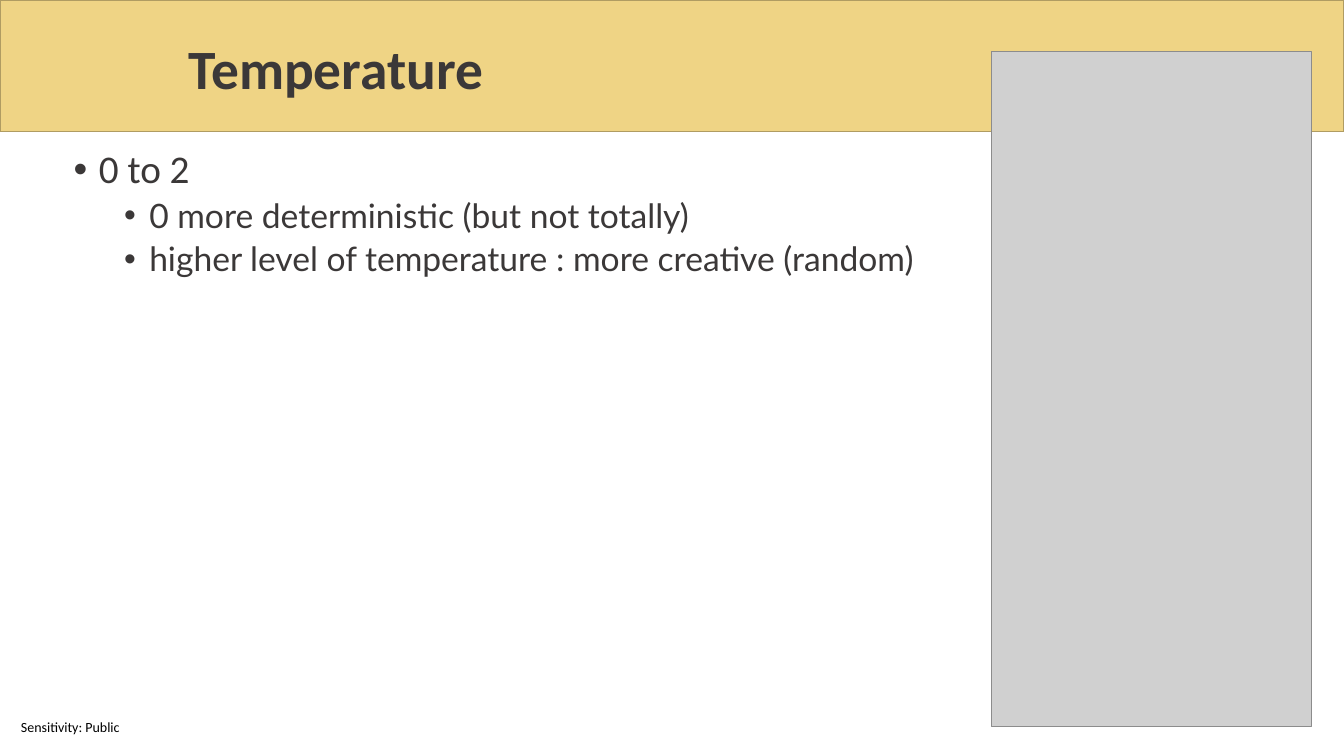
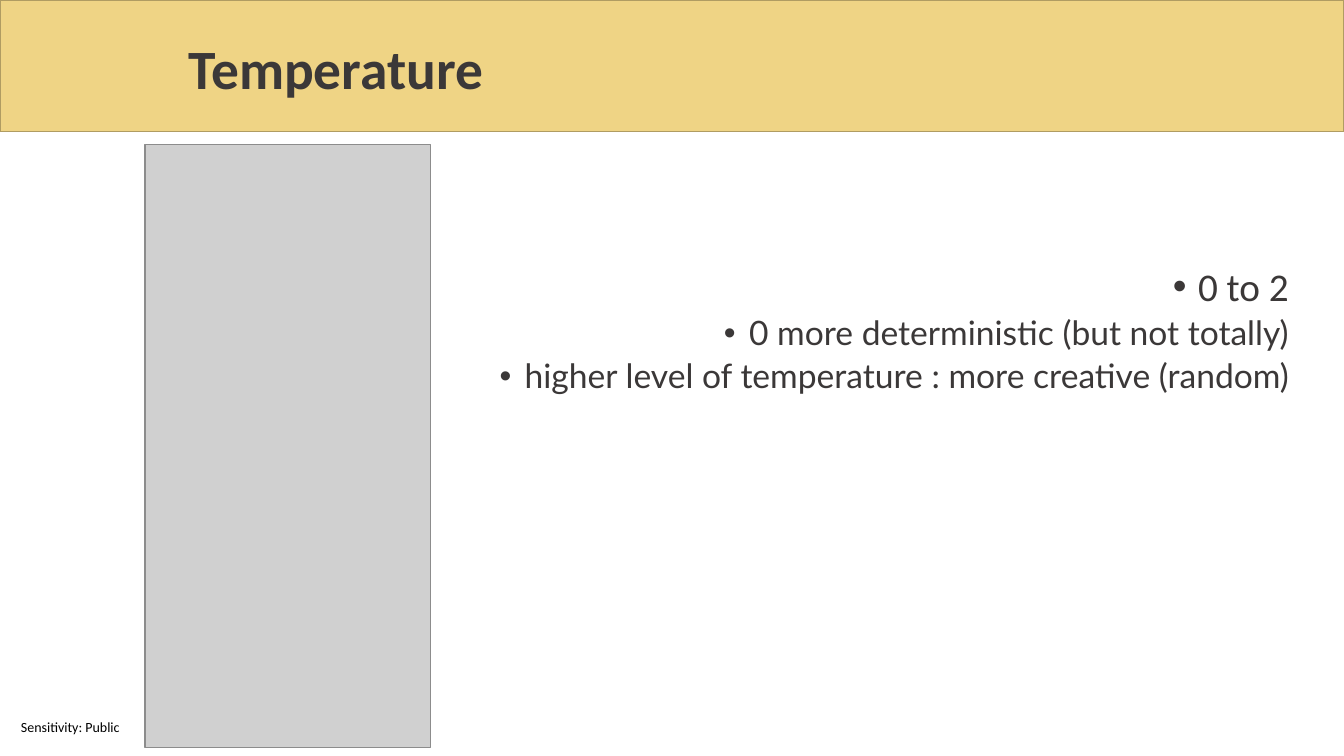
Before and after one commit to sabbadino/AzureDay2023Torino, a slide deck: slide 7 of sessions/room1_15_30/azure-day-ChatBot.pptx. Drawn at 1344x756 pixels with LibreOffice and Linux fonts; fonts in the diff are those of the drawing; grey boxes stand for pictures; background and template pictures are left out. Boxes give left, top, right and bottom in pixels: in the first picture for what was removed or moved away, otherwise in the second. Text is boxed around its words. In the diff, an @@ line names an element or a change of style, - is before the commit and + after.

```diff
--- a/sessions/room1_15_30/azure-day-ChatBot.pptx
+++ b/sessions/room1_15_30/azure-day-ChatBot.pptx
@@ text "0 to 2" at (525,275,1289,394): alignment left to right @@
@@ picture: place and size @@
-picture at (992,51,1312,727)
+picture at (145,145,431,748)
```
Also in this commit, not shown: 15 other slides changed, 5 slides removed.
